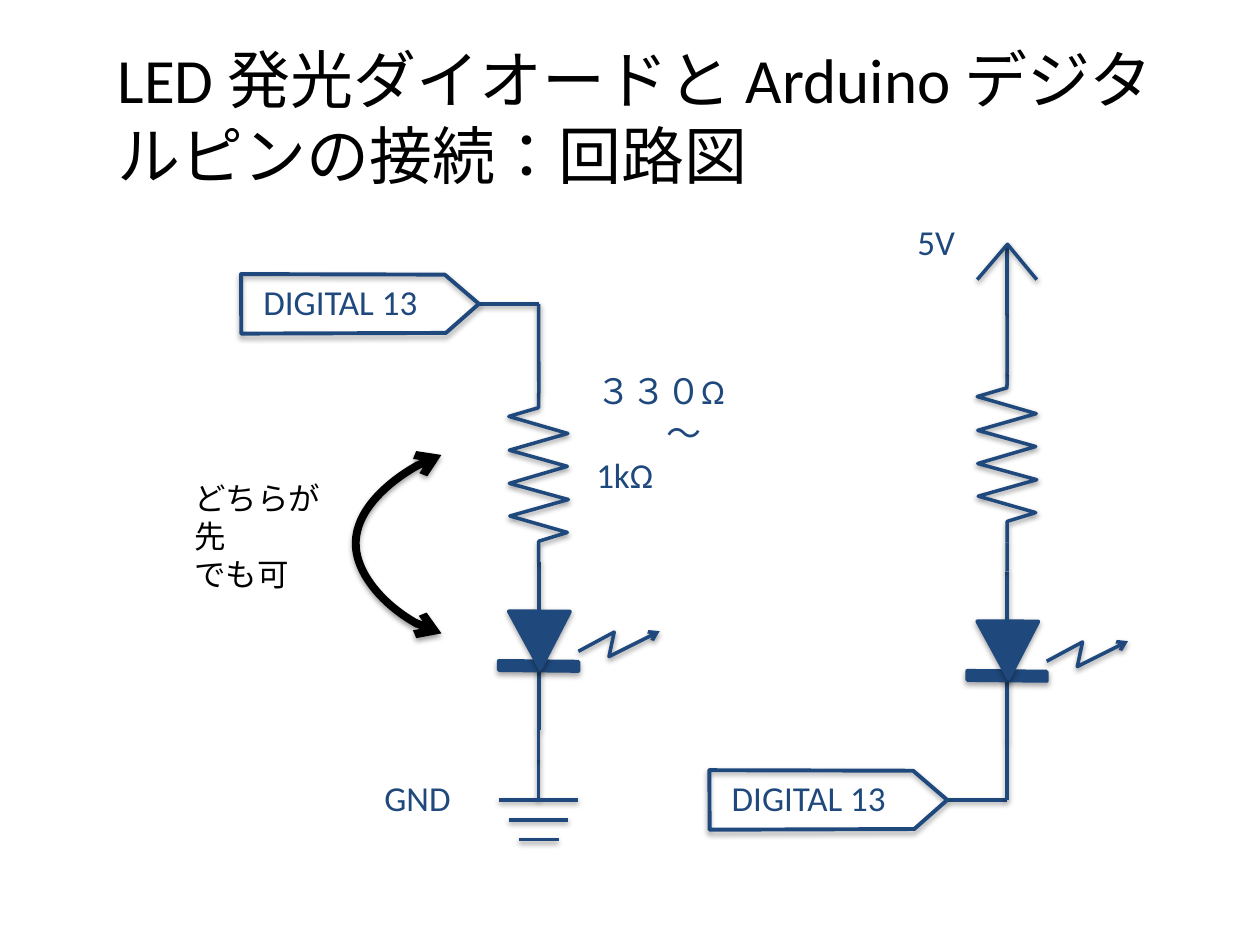
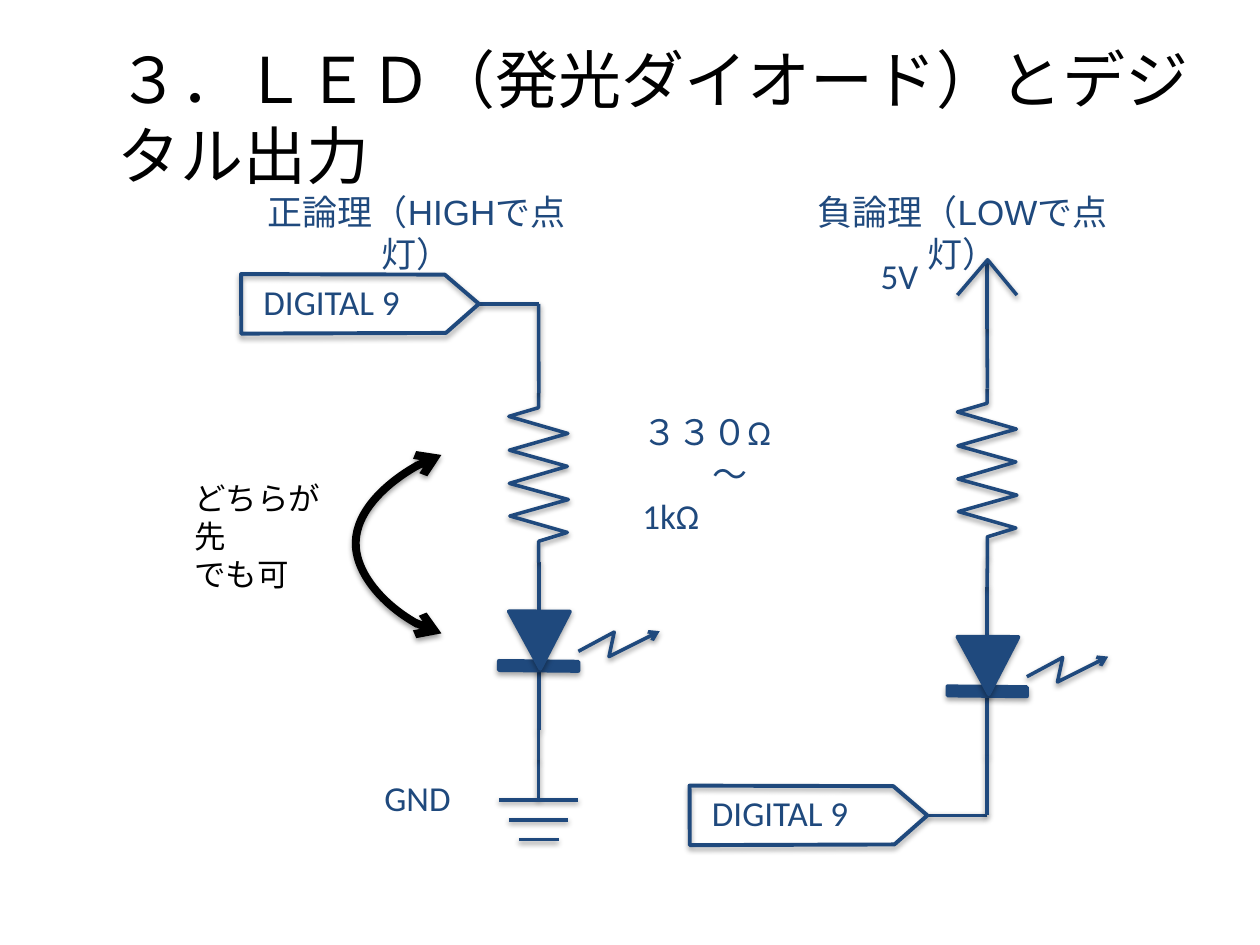
Before and after one commit to MatsK/Courses, a slide deck: slide 8 of CS2/Arduino入門：Arduino IDE 言語篇.pptx (slide 6 before the commit). Drawn at 1260x945 pixels with LibreOffice and Linux fonts; fonts in the diff are those of the drawing; background and template pictures are left out. Boxes give left, top, right and bottom in pixels: in the first picture for what was removed or moved away, otherwise in the second. Text is boxed around its words. In the diff, an @@ line names an element or a change of style, - is before the commit and + after.

```diff
--- a/CS2/Arduino入門：Arduino IDE 言語篇.pptx
+++ b/CS2/Arduino入門：Arduino IDE 言語篇.pptx
@@ title at [118, 49, 1189, 184]: text changed @@
-LED 発光ダイオードと Arduino デジタルピンの接続：回路図
+３．ＬＥＤ（発光ダイオード）とデジタル出力
@@ text added at [268, 195, 566, 229], 20 pt, text #1F497D @@
+正論理（HIGHで点灯）
@@ text added at [817, 195, 1107, 229], 20 pt, text #1F497D @@
+負論理（LOWで点灯）
@@ text "5V": place and size @@
-text "5V" at [917, 232, 955, 256]
+text "5V" at [881, 266, 919, 290]
@@ text at [263, 292, 400, 316]: text changed @@
-DIGITAL 13
+DIGITAL 9
@@ 6 lines, 6 freeform shapes: place and size @@
-6 lines, 6 freeform shapes at [709, 244, 1129, 829]
+6 lines, 6 freeform shapes at [689, 260, 1109, 845]
@@ text "３３０Ω 〜1kΩ": place and size @@
-text "３３０Ω 〜1kΩ" at [596, 378, 724, 488]
+text "３３０Ω 〜1kΩ" at [642, 419, 770, 529]
@@ text at [712, 803, 848, 827]: text changed @@
-DIGITAL 13
+DIGITAL 9
```
Also in this commit, not shown: 8 other slides changed, 7 slides added, 2 slides removed, 1 other file.
